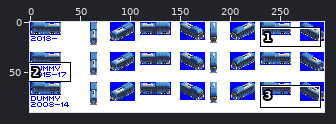
Two states of a sprite sheet, src/hyundai/super_aerocity_low_floor/SEOUL.png. The picture above shows the old version from afar; the outline marks the close-up.
Close-up. The starting point:
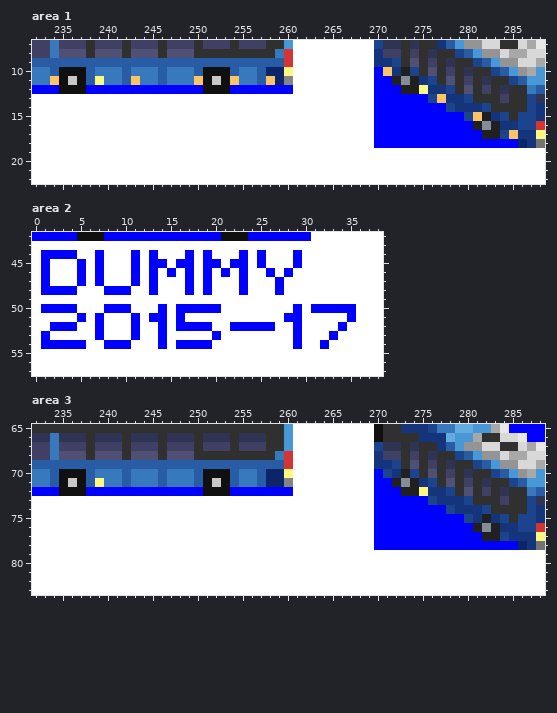
The file is 294x90 pixels. Shown: area 1: x 232..288, y 7..22; area 2: x 0..38, y 42..57; area 3: x 232..288, y 65..83. The commit also changed other parts of the picture, which this record leaves out.
And afterwards:
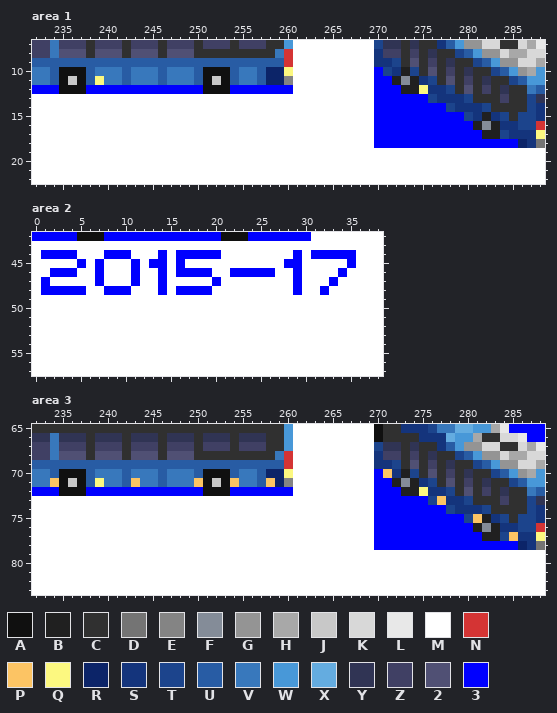
Palette (. is transparent): A #101010  B #202020  C #303030  D #747474  E #848484  F #848c98  G #949494  H #a8a8a8  J #c8c8c8  K #d8d8d8  L #e8e8e8  M #ffffff  N #d43434  P #fcc464  Q #fcf880  R #0c2468  S #14347c  T #1c448c  U #285ca4  V #3878bc  W #4898d8  X #64ace0  Y #303454  Z #404064  2 #505074  3 #0000ff
The exact change:
Area 1:
y 10: x 271 P -> T
y 11: x 234 P -> U; x 243 P -> V; x 250 P -> U; x 254 P -> U; x 258 P -> R
y 13: x 277 P -> S
y 15: x 281 P -> S
y 17: x 285 P -> S
Area 2:
y 44: x 7..11 3MMM3 -> M333M; x 13..14 3M -> M3; x 16 M -> 3; x 18 M -> 3; x 20 M -> 3; x 23 3 -> M; x 25 3 -> M; x 31..35 MMMMM -> 33333
y 45: x 1 3 -> M; x 17 3 -> M; x 19..20 33 -> MM; x 22..23 33 -> MM; x 25 3 -> M; x 28 M -> 3; x 35 M -> 3
y 46: x 1..5 3MMM3 -> M333M; x 13..16 3M3M -> M3M3; x 18 M -> 3; x 21..22 3M -> M3; x 24..25 MM -> 33; x 28..29 3M -> M3; x 34 M -> 3
y 47: x 5 3 -> M; x 13..14 3M -> M3; x 17 3 -> M; x 19..20 3M -> M3; x 23 3 -> M; x 27 3 -> M; x 29 M -> 3; x 33 M -> 3
y 48: x 5 M -> 3; x 13..14 3M -> M3; x 16 M -> 3; x 18 M -> 3; x 23 3 -> M; x 27 3 -> M; x 29 M -> 3; x 32 M -> 3
y 50: x 1..4 3333 -> MMMM; x 8..10 333 -> MMM; x 14 3 -> M; x 16..20 33333 -> MMMMM; x 29 3 -> M; x 31..35 33333 -> MMMMM
y 51: x 5 3 -> M; x 7 3 -> M; x 11 3 -> M; x 13..14 33 -> MM; x 16 3 -> M; x 28..29 33 -> MM; x 35 3 -> M
y 52: x 2..4 333 -> MMM; x 7 3 -> M; x 11 3 -> M; x 14 3 -> M; x 16..19 3333 -> MMMM; x 22..26 33333 -> MMMMM; x 29 3 -> M; x 34 3 -> M
y 53: x 1 3 -> M; x 7 3 -> M; x 11 3 -> M; x 14 3 -> M; x 20 3 -> M; x 29 3 -> M; x 33 3 -> M
y 54: x 1..5 33333 -> MMMMM; x 8..10 333 -> MMM; x 14 3 -> M; x 16..19 3333 -> MMMM; x 29 3 -> M; x 32 3 -> M
Area 3:
y 70: x 271 T -> P
y 71: x 234 U -> P; x 243 V -> P; x 250 U -> P; x 254 U -> P; x 258 R -> P
y 73: x 277 S -> P
y 75: x 281 S -> P
y 77: x 285 S -> P
